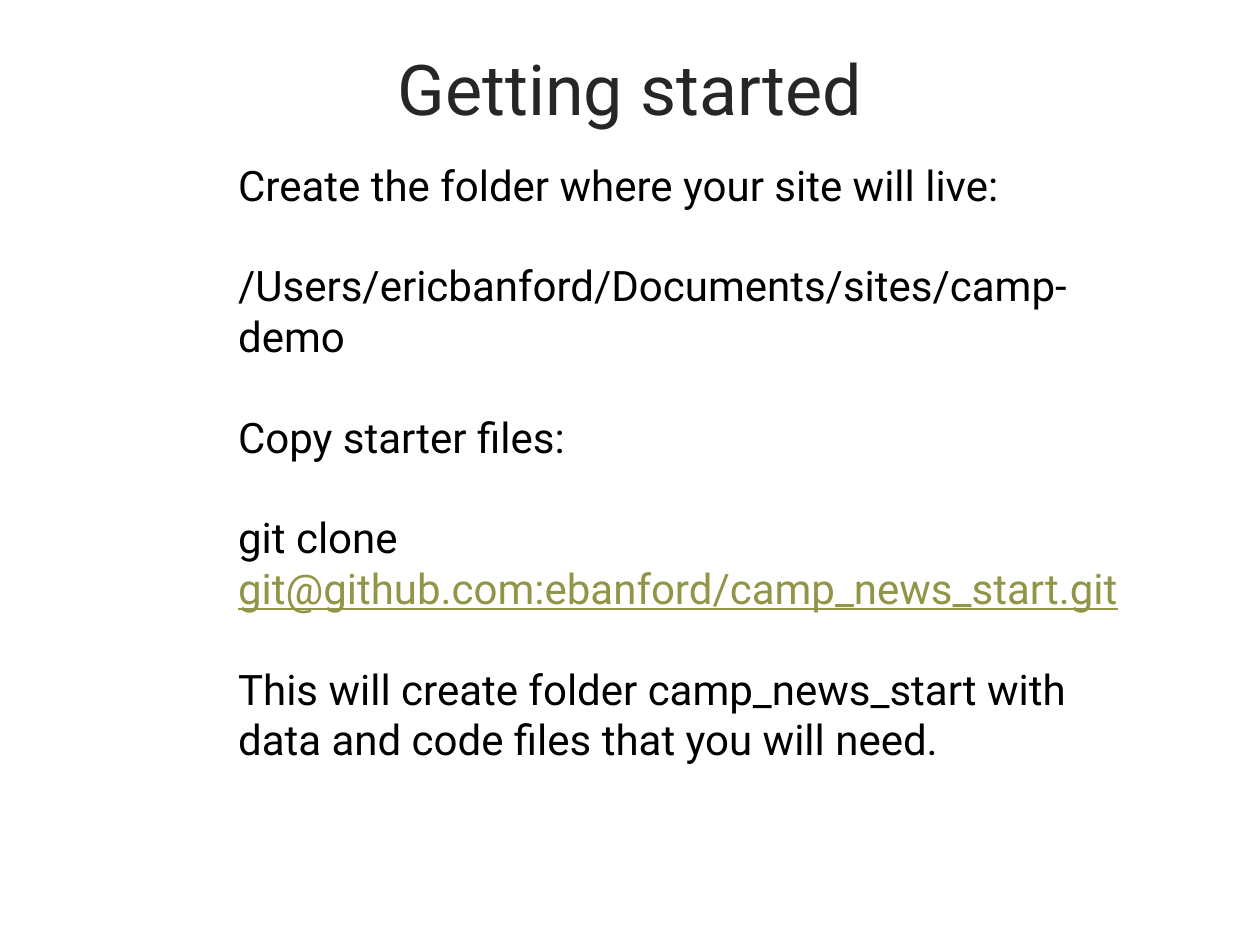
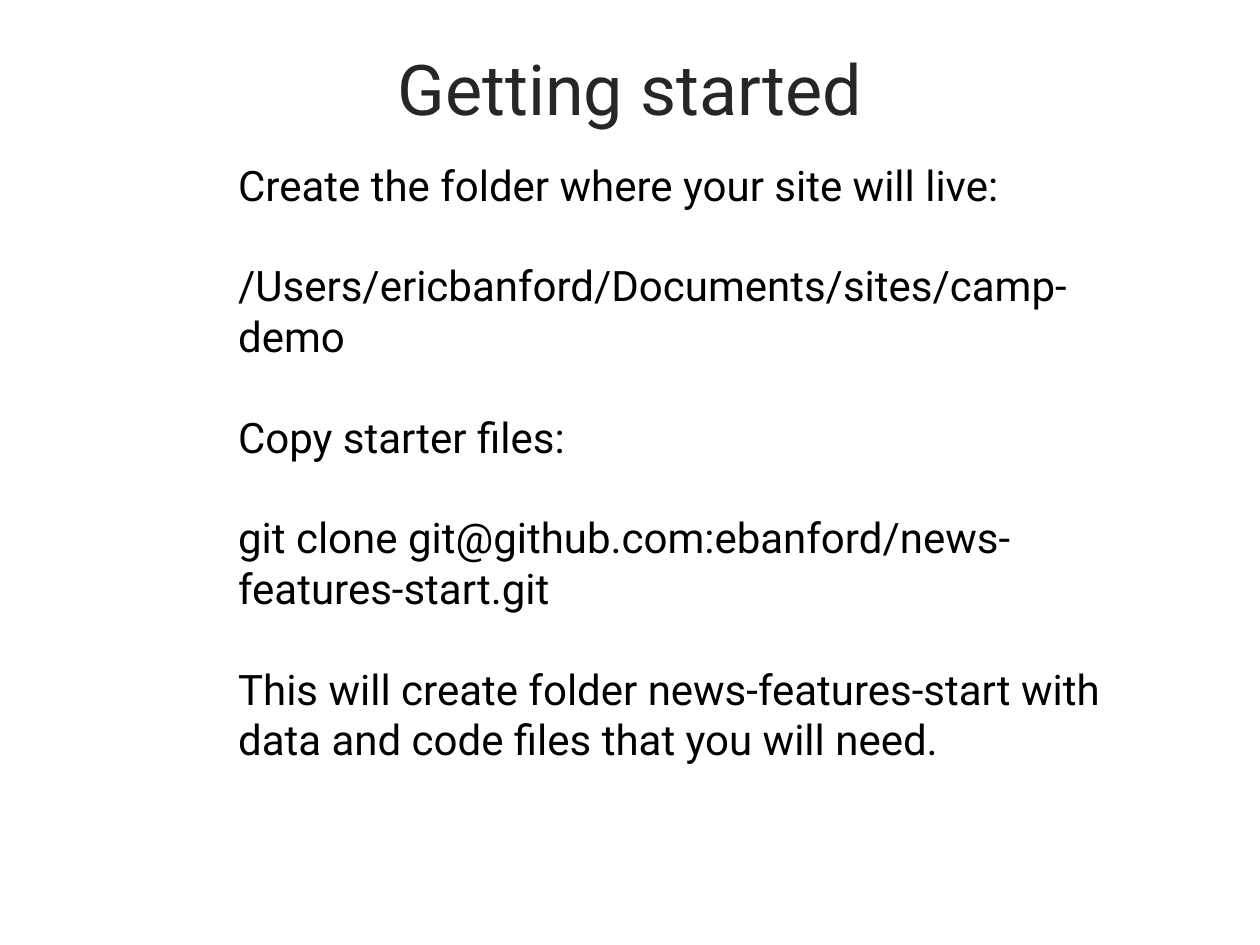
Before and after one commit to ebanford/news-features-start, a slide deck: slide 6 of FeedsDemoPresentation.pptx. Drawn at 1260x945 pixels with LibreOffice and Linux fonts; fonts in the diff are those of the drawing; background and template pictures are left out. Boxes give left, top, right and bottom in pixels: in the first picture for what was removed or moved away, otherwise in the second. Text is boxed around its words. In the diff, an @@ line names an element or a change of style, - is before the commit and + after.

Commit message:
Update pptx

```diff
--- a/FeedsDemoPresentation.pptx
+++ b/FeedsDemoPresentation.pptx
@@ text at (238,521,1100,764): text changed @@
-git clone git@github.com:ebanford/camp_news_start.git
-This will create folder camp_news_start with data and code files that you will need.
+git clone git@github.com:ebanford/news-features-start.git
+This will create folder news-features-start with data and code files that you will need.
```
